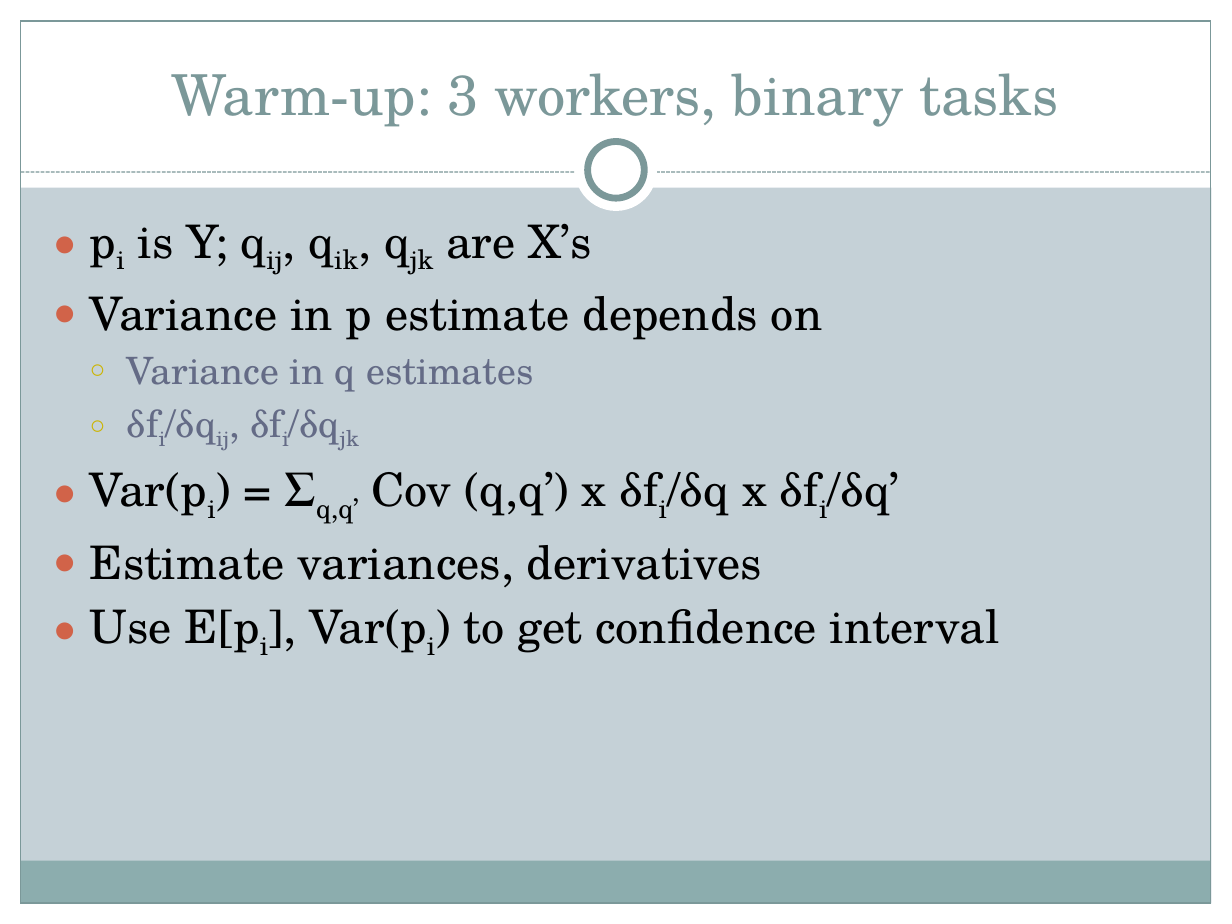
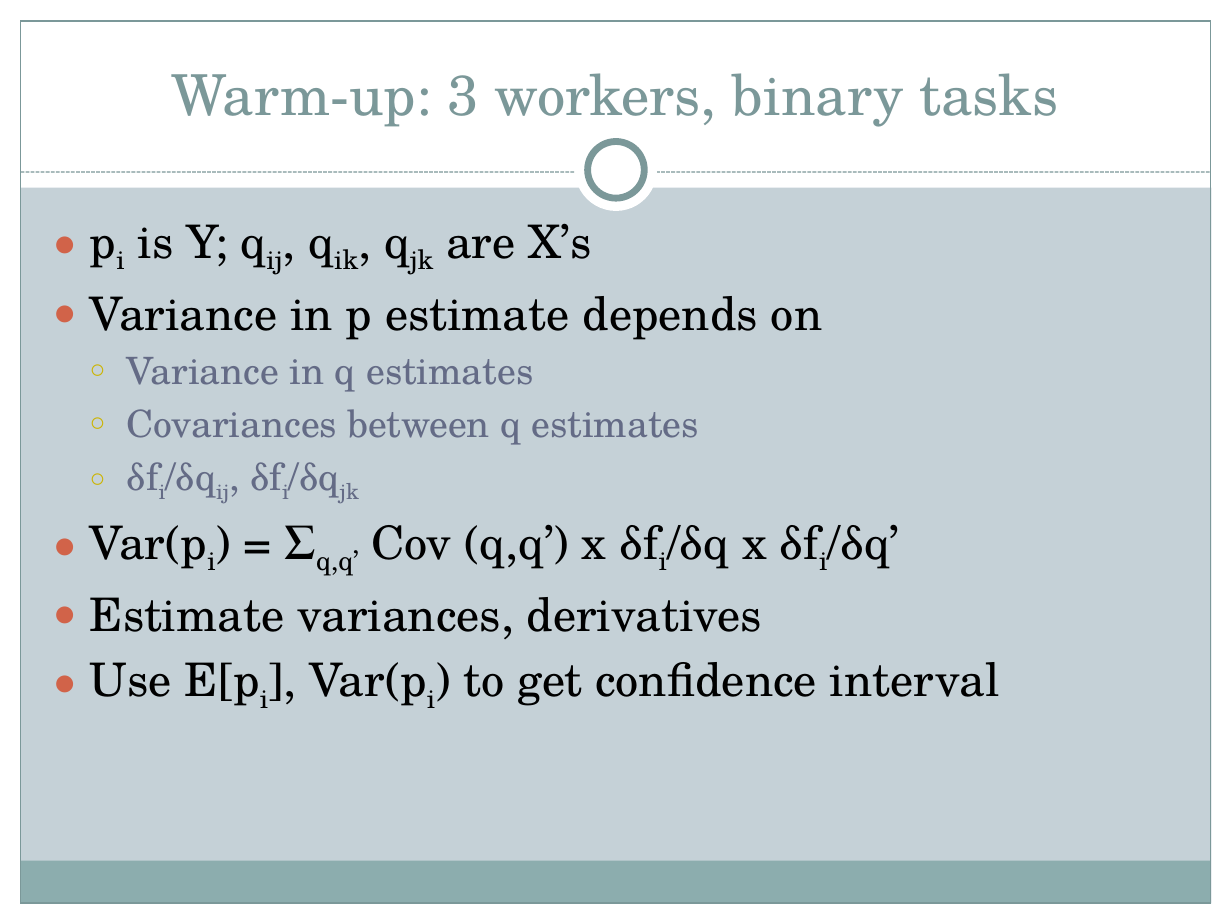
Before and after one commit to brahmaneya/WorkerEvaluationGeneral, a slide deck: slide 8 of Presentation/WorkerEval.pptx. Drawn at 1232x924 pixels with LibreOffice and Linux fonts; fonts in the diff are those of the drawing. Boxes give left, top, right and bottom in pixels: in the first picture for what was removed or moved away, otherwise in the second. Text is boxed around its words. In the diff, an @@ line names an element or a change of style, - is before the commit and + after.

```diff
--- a/Presentation/WorkerEval.pptx
+++ b/Presentation/WorkerEval.pptx
@@ text at bbox=[127, 409, 700, 445]: paragraph added @@
+  ○ Covariances between q estimates
```
Also in this commit, not shown: 2 other slides changed.
